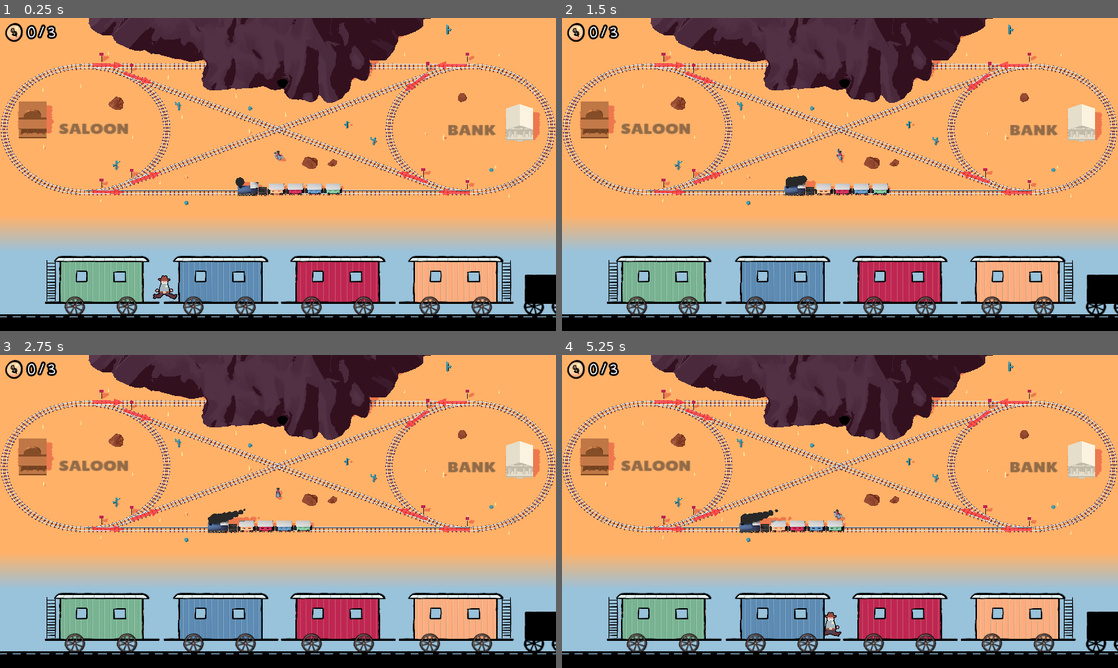
Above: before the commit, frames 1-4 (two rows, left to right).
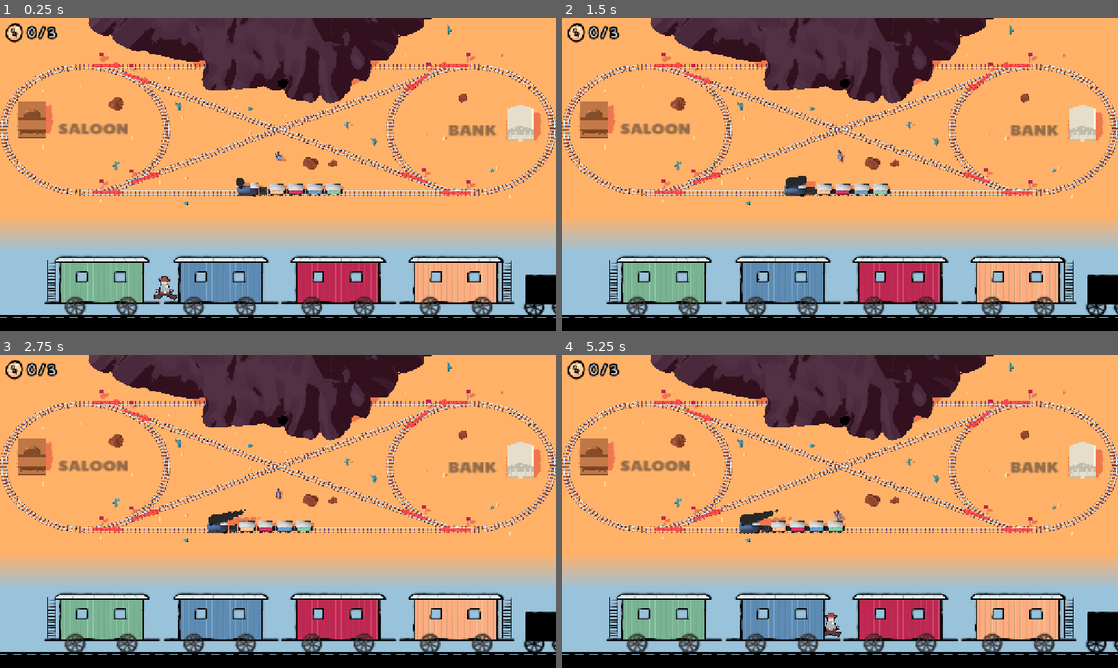
Above: after the commit, the same moments.

Repository: Miltage/train-heist
Game: Godot game, scene res://scenes/main.tscn
Same seed, same stepped clock (60 frames per second), same inputs: the game is played once before the commit and once after it.
Inputs (mouse positions are in pixels of both pictures, inside the frame that each line leads up to):
- Up to frame 1 (0.25 s): no input
- Up to frame 2 (1.5 s): move the mouse to (962, 158) at 0.52 s; hold D (steer_right) 0.53-1.28 s; click (962, 158) at 0.6 s; tap Space (jump) at 0.77 s; move the mouse to (728, 190) at 1.27 s; hold S (move_backward) from 1.28 s (still down); click (728, 190) at 1.35 s
- Up to frame 3 (2.75 s): tap Space (jump) at 1.52 s; move the mouse to (333, 442) at 2.02 s; release S (move_backward) at 2.03 s; hold D (steer_right) from 2.03 s (still down); click (333, 442) at 2.1 s
- Up to frame 4 (5.25 s): move the mouse to (812, 574) at 2.77 s; release D (steer_right) at 2.78 s; hold W (move_forward) 2.78-3.53 s; click (812, 574) at 2.85 s; tap Space (jump) at 3.02, 3.77, 4.52 s; move the mouse to (1006, 558) at 3.52 s; hold A (steer_left) 3.53-5.03 s; click (1006, 558) at 3.6 s; move the mouse to (673, 464) at 4.27 s; click (673, 464) at 4.35 s; move the mouse to (867, 511) at 5.02 s; hold S (move_backward) from 5.03 s (still down); click (867, 511) at 5.1 s

The runs differ from the first frame. In frame 1, 8.8% of the frame differs, in the area x 0-100%, y 0-96%; in frame 2, 8.7%; in frame 3, 8.7%; in frame 4, 8.8%.

Commit message:
Add README

Diff:
--- a/project.godot
+++ b/project.godot
@@ -24,6 +24,7 @@
 
 window/size/viewport_width=1280
 window/size/viewport_height=720
+window/stretch/mode="canvas_items"
 
 [filesystem]
 
--- a/scenes/main.tscn
+++ b/scenes/main.tscn
@@ -347,9 +347,6 @@
 track1 = NodePath("../LeftCircle")
 track2 = NodePath("../TopTrack")
 
-[node name="switch_sign" parent="TrackSwitch" index="1"]
-transform = Transform3D(-2.62268e-08, 0, 0.6, 0, 0.6, 0, -0.6, 0, -2.62268e-08, 0.0142062, 0, -0.479051)
-
 [node name="arrow1" parent="TrackSwitch" index="2"]
 transform = Transform3D(-0.0241705, 0, -0.999708, 0, 1, 0, 0.999708, 0, -0.0241705, 0.254984, 0.653455, 0.0758553)
 
@@ -361,12 +358,6 @@
 track1 = NodePath("../LeftCircle")
 track2 = NodePath("../BottomTrack")
 
-[node name="switch_sign" parent="TrackSwitch5" index="1"]
-transform = Transform3D(-2.62268e-08, 0, 0.6, 0, 0.6, 0, -0.6, 0, -2.62268e-08, 0.0142062, 0, -0.479051)
-
-[node name="arrow1" parent="TrackSwitch5" index="2"]
-transform = Transform3D(-0.0241705, 0, -0.999708, 0, 1, 0, 0.999708, 0, -0.0241705, 0.270202, 0.653455, 0.17435)
-
 [node name="arrow2" parent="TrackSwitch5" index="3"]
 transform = Transform3D(0.374833, 0, -0.927092, 0, 1, 0, 0.927092, 0, 0.374833, 0.362303, 0.653455, -0.188929)
 
@@ -375,9 +366,6 @@
 track1 = NodePath("../LeftCircle")
 track2 = NodePath("../DownwardX")
 
-[node name="switch_sign" parent="TrackSwitch4" index="1"]
-transform = Transform3D(-2.62268e-08, 0, 0.6, 0, 0.6, 0, -0.6, 0, -2.62268e-08, 0.0142062, 0, -0.479051)
-
 [node name="arrow1" parent="TrackSwitch4" index="2"]
 transform = Transform3D(-0.42873, 0, -0.903433, 0, 1, 0, 0.903433, 0, -0.42873, 0.270203, 0.653455, 0.17435)
 
@@ -388,9 +376,6 @@
 transform = Transform3D(1, 0, 0, 0, 1, 0, 0, 0, 1, -12.177, -0.351436, 5.68105)
 track1 = NodePath("../LeftCircle")
 track2 = NodePath("../UpwardX")
-
-[node name="switch_sign" parent="TrackSwitch8" index="1"]
-transform = Transform3D(-2.62268e-08, 0, 0.6, 0, 0.6, 0, -0.6, 0, -2.62268e-08, 0.0142062, 0, -0.479051)
 
 [node name="arrow1" parent="TrackSwitch8" index="2"]
 transform = Transform3D(0.417661, 0, -0.908603, 0, 1, 0, 0.908603, 0, 0.417661, 0.931951, 0.653455, -0.169581)
@@ -404,9 +389,6 @@
 track2 = NodePath("../BottomTrack")
 dir = -1.0
 
-[node name="switch_sign" parent="TrackSwitch2" index="1"]
-transform = Transform3D(-2.62268e-08, 0, 0.6, 0, 0.6, 0, -0.6, 0, -2.62268e-08, 0.0142062, 0, -0.479051)
-
 [node name="arrow1" parent="TrackSwitch2" index="2"]
 transform = Transform3D(0.0314458, 0, 0.999506, 0, 1, 0, -0.999506, 0, 0.0314458, -0.809097, 0.653455, 0.0954499)
 
@@ -419,9 +401,6 @@
 track2 = NodePath("../TopTrack")
 dir = -1.0
 
-[node name="switch_sign" parent="TrackSwitch6" index="1"]
-transform = Transform3D(-2.62268e-08, 0, 0.6, 0, 0.6, 0, -0.6, 0, -2.62268e-08, 0.0142062, 0, -0.479051)
-
 [node name="arrow1" parent="TrackSwitch6" index="2"]
 transform = Transform3D(0.00652755, 0, 0.999979, 0, 1, 0, -0.999979, 0, 0.00652755, -1.01285, 0.653455, 0.112631)
 
@@ -434,9 +413,6 @@
 track2 = NodePath("../UpwardX")
 dir = -1.0
 
-[node name="switch_sign" parent="TrackSwitch7" index="1"]
-transform = Transform3D(-2.62268e-08, 0, 0.6, 0, 0.6, 0, -0.6, 0, -2.62268e-08, 0.0142062, 0, -0.479051)
-
 [node name="arrow1" parent="TrackSwitch7" index="2"]
 transform = Transform3D(-0.69116, 0, 0.722702, 0, 1, 0, -0.722702, 0, -0.69116, -0.720096, 0.653455, 0.730991)
 
@@ -448,9 +424,6 @@
 track1 = NodePath("../RightCircle")
 track2 = NodePath("../DownwardX")
 dir = -1.0
-
-[node name="switch_sign" parent="TrackSwitch3" index="1"]
-transform = Transform3D(-2.62268e-08, 0, 0.6, 0, 0.6, 0, -0.6, 0, -2.62268e-08, 0.0142062, 0, -0.479051)
 
 [node name="arrow1" parent="TrackSwitch3" index="2"]
 transform = Transform3D(0.407789, 0, 0.913076, 0, 1, 0, -0.913076, 0, 0.407789, -0.595707, 0.653455, -0.160427)
Not shown, added: README.md
Not shown, changed: blender/map.blend
Not shown, changed: blender/map.blend1
Not shown, changed: export/index.html
Not shown, changed: export/index.pck
Not shown, changed: export/train-heist.zip
